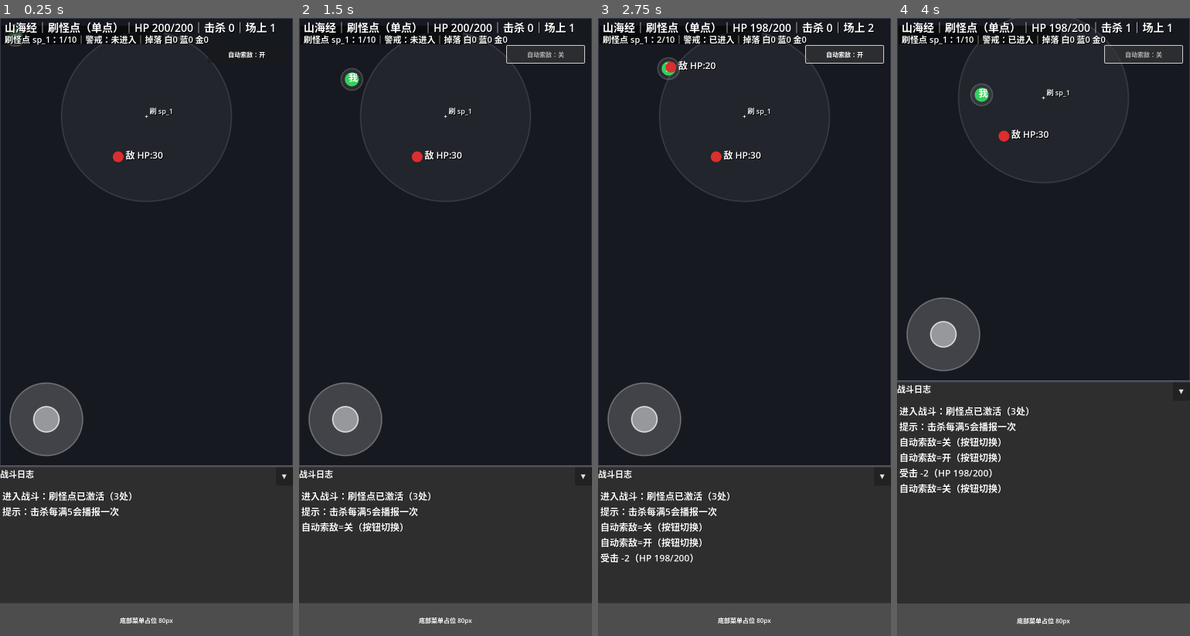
Above: before the commit, frames 1-4 (left to right).
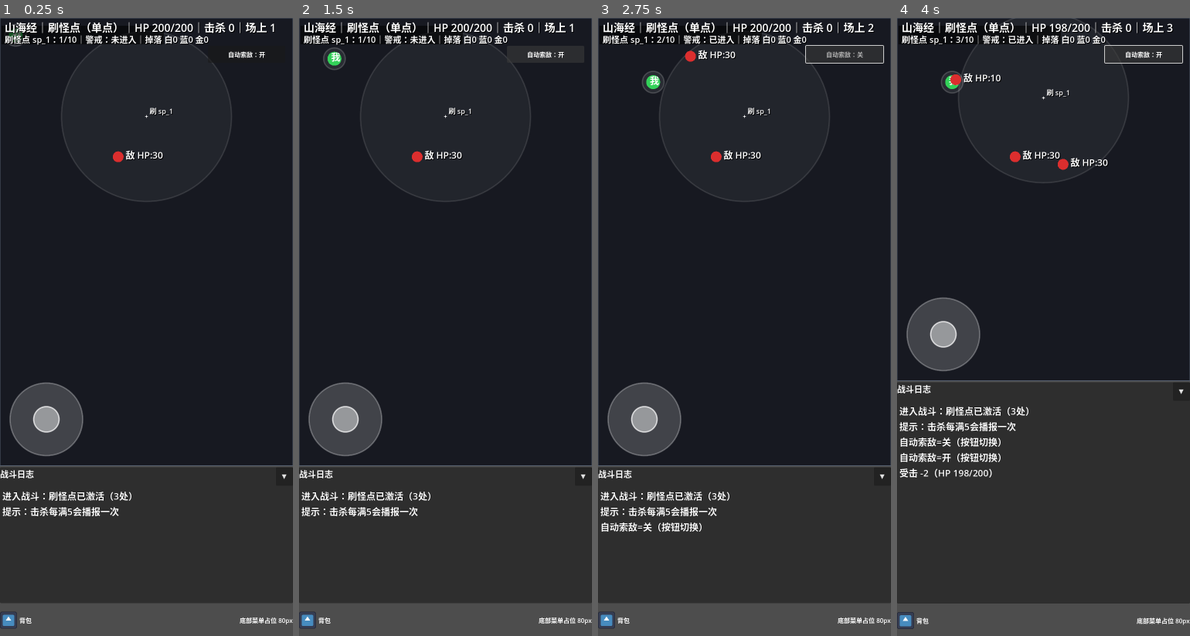
Above: after the commit, the same moments.

Repository: eat-chestnut/shanhaiidle
Game: Godot game, scene res://ui/pages/PageBattle.tscn
Two runs of this game, one before a commit and one after it. Both use one fixed random seed, a clock stepped at 60 frames per second and the inputs below. The engine's default icon, where the game draws it, is replaced by a stand-in: a white triangle on a blue panel in a dark square.
Inputs (mouse positions are in pixels of both pictures, inside the frame that each line leads up to):
- Up to frame 1 (0.25 s): no input
- Up to frame 2 (1.5 s): click (307, 617) at 0.52 s; click "自动索敌：开" at 1.25 s
- Up to frame 3 (2.75 s): click "自动索敌：关" (after the commit: "自动索敌：开") at 2 s
- Up to frame 4 (4 s): click "▼" at 2.75 s; click "自动索敌：开" (after the commit: "自动索敌：关") at 3.5 s

The runs differ from the first frame. In frame 1, 0.4% of the frame differs, in the area x 0-100%, y 96-99%; in frame 2, 1.1%; in frame 3, 1.5%; in frame 4, 1.7%, in the area x 0-100%, y 0-99%.

Commit message:
promot 1.41 战斗掉落可见 → 靠近拾取 → 打开背包看到数量

Diff:
--- /dev/null
+++ b/autoload/ConfigService.gd
@@ -0,0 +1,33 @@
+extends Node
+
+var cfg: Dictionary = {}
+
+func _ready() -> void:
+	load_cfg()
+
+func load_cfg() -> void:
+	cfg.clear()
+	var battle_cfg: Variant = _load_json_file("res://data/battle_config.json")
+	if battle_cfg is Dictionary:
+		cfg.merge(battle_cfg, true)
+
+	var items_db: Variant = _load_json_file("res://data/items.json")
+	if not (items_db is Dictionary):
+		items_db = {
+			"items": [],
+			"rarity_colors": {},
+		}
+	cfg["items_db"] = items_db
+
+func get_cfg() -> Dictionary:
+	return cfg
+
+func _load_json_file(path: String) -> Variant:
+	if not FileAccess.file_exists(path):
+		return {}
+	var text := FileAccess.get_file_as_string(path)
+	var parsed: Variant = JSON.parse_string(text)
+	if parsed == null:
+		push_warning("ConfigService: failed to parse %s" % path)
+		return {}
+	return parsed
--- a/autoload/EventBus.gd
+++ b/autoload/EventBus.gd
@@ -1,6 +1,10 @@
 extends Node
 
 signal log_added(text: String)
+signal inventory_updated()
 
 func add_log(text: String) -> void:
 	emit_signal("log_added", text)
+
+func notify_inventory_updated() -> void:
+	emit_signal("inventory_updated")
--- /dev/null
+++ b/autoload/InventoryModel.gd
@@ -0,0 +1,70 @@
+extends Node
+
+var items: Dictionary = {}
+
+func add_item(item_id: String, count: int = 1) -> void:
+	if item_id.is_empty() or count <= 0:
+		return
+	items[item_id] = int(items.get(item_id, 0)) + count
+	EventBus.notify_inventory_updated()
+
+func get_count(item_id: String) -> int:
+	return int(items.get(item_id, 0))
+
+func list_items_sorted() -> Array[Dictionary]:
+	var result: Array[Dictionary] = []
+	var defs := _build_item_defs()
+
+	for item_id_any in items.keys():
+		var item_id := str(item_id_any)
+		var count := int(items.get(item_id, 0))
+		if count <= 0:
+			continue
+
+		var item_def: Dictionary = defs.get(item_id, {})
+		result.append({
+			"id": item_id,
+			"name": str(item_def.get("name", item_id)),
+			"rarity": str(item_def.get("rarity", "white")),
+			"count": count,
+		})
+
+	result.sort_custom(_sort_item_rows)
+	return result
+
+func _build_item_defs() -> Dictionary:
+	var defs: Dictionary = {}
+	var cfg: Dictionary = ConfigService.get_cfg()
+	var items_db_any = cfg.get("items_db", {})
+	if not (items_db_any is Dictionary):
+		return defs
+
+	var items_any = items_db_any.get("items", [])
+	if not (items_any is Array):
+		return defs
+
+	for item_any in items_any:
+		if not (item_any is Dictionary):
+			continue
+		var item_def: Dictionary = item_any
+		var item_id := str(item_def.get("id", ""))
+		if item_id.is_empty():
+			continue
+		defs[item_id] = item_def
+	return defs
+
+func _sort_item_rows(a: Dictionary, b: Dictionary) -> bool:
+	var rank_a := _rarity_rank(str(a.get("rarity", "white")))
+	var rank_b := _rarity_rank(str(b.get("rarity", "white")))
+	if rank_a != rank_b:
+		return rank_a > rank_b
+	return str(a.get("name", "")) < str(b.get("name", ""))
+
+func _rarity_rank(rarity: String) -> int:
+	match rarity:
+		"gold":
+			return 3
+		"blue":
+			return 2
+		_:
+			return 1
--- /dev/null
+++ b/data/items.json
@@ -0,0 +1,13 @@
+{
+  "items": [
+    { "id": "桂枝", "name": "桂枝", "rarity": "white" },
+    { "id": "玉屑", "name": "玉屑", "rarity": "white" },
+    { "id": "白玉碎", "name": "白玉碎", "rarity": "blue" },
+    { "id": "妖核", "name": "妖核", "rarity": "gold" }
+  ],
+  "rarity_colors": {
+    "white": { "r": 1.0, "g": 1.0, "b": 1.0, "a": 1.0 },
+    "blue":  { "r": 0.35, "g": 0.65, "b": 1.0, "a": 1.0 },
+    "gold":  { "r": 1.0, "g": 0.82, "b": 0.35, "a": 1.0 }
+  }
+}
--- a/project.godot
+++ b/project.godot
@@ -18,7 +18,9 @@
 [autoload]
 
 EventBus="*res://autoload/EventBus.gd"
+ConfigService="*res://autoload/ConfigService.gd"
 GameSettings="*res://autoload/GameSettings.gd"
+InventoryModel="*res://autoload/InventoryModel.gd"
 
 [display]
 
--- /dev/null
+++ b/ui/components/InventoryOverlay.gd
@@ -0,0 +1,110 @@
+extends Control
+
+signal opened()
+signal closed()
+
+const SLOT_COUNT := 40
+const ITEM_SLOT_SCENE := preload("res://ui/components/ItemSlot.tscn")
+
+@onready var _dim_bg: ColorRect = $DimBG
+@onready var _btn_close: BaseButton = $Panel/VBox/TopBar/BtnClose
+@onready var _grid: GridContainer = $Panel/VBox/Grid
+
+var _slots: Array[Control] = []
+
+func _ready() -> void:
+	visible = false
+	_ensure_slots()
+	if not _btn_close.pressed.is_connected(close):
+		_btn_close.pressed.connect(close)
+	if not _dim_bg.gui_input.is_connected(_on_dim_bg_gui_input):
+		_dim_bg.gui_input.connect(_on_dim_bg_gui_input)
+	if not EventBus.inventory_updated.is_connected(_on_inventory_updated):
+		EventBus.inventory_updated.connect(_on_inventory_updated)
+
+func open() -> void:
+	if visible:
+		refresh()
+		return
+	visible = true
+	opened.emit()
+	refresh()
+
+func close() -> void:
+	if not visible:
+		return
+	visible = false
+	closed.emit()
+
+func refresh() -> void:
+	if _slots.is_empty():
+		_ensure_slots()
+	var rows: Array[Dictionary] = InventoryModel.list_items_sorted()
+	var rarity_colors := _get_rarity_colors()
+
+	for i in _slots.size():
+		var slot := _slots[i]
+		if i < rows.size():
+			var row: Dictionary = rows[i]
+			var item_id := str(row.get("id", ""))
+			var item_name := str(row.get("name", item_id))
+			var rarity := str(row.get("rarity", "white"))
+			var count := int(row.get("count", 1))
+			slot.call("set_item", item_id, item_name, rarity, count, _resolve_rarity_color(rarity, rarity_colors))
+		else:
+			slot.call("clear")
+
+func _ensure_slots() -> void:
+	if not _slots.is_empty():
+		return
+	for _i in range(SLOT_COUNT):
+		var slot_any = ITEM_SLOT_SCENE.instantiate()
+		if slot_any is Control:
+			var slot: Control = slot_any
+			_grid.add_child(slot)
+			_slots.append(slot)
+
+func _get_rarity_colors() -> Dictionary:
+	var cfg: Dictionary = ConfigService.get_cfg()
+	var items_db_any = cfg.get("items_db", {})
+	if items_db_any is Dictionary:
+		var items_db: Dictionary = items_db_any
+		var colors_any = items_db.get("rarity_colors", {})
+		if colors_any is Dictionary:
+			return colors_any
+	return {}
+
+func _resolve_rarity_color(rarity: String, colors_cfg: Dictionary) -> Color:
+	var color_any = colors_cfg.get(rarity, {})
+	if color_any is Dictionary:
+		var c: Dictionary = color_any
+		return Color(
+			float(c.get("r", 1.0)),
+			float(c.get("g", 1.0)),
+			float(c.get("b", 1.0)),
+			float(c.get("a", 1.0))
+		)
+	match rarity:
+		"blue":
+			return Color(0.35, 0.65, 1.0, 1.0)
+		"gold":
+			return Color(1.0, 0.82, 0.35, 1.0)
+		_:
+			return Color(1.0, 1.0, 1.0, 1.0)
+
+func _on_dim_bg_gui_input(event: InputEvent) -> void:
+	if event is InputEventMouseButton:
+		var mb: InputEventMouseButton = event
+		if mb.button_index == MOUSE_BUTTON_LEFT and mb.pressed:
+			close()
+			accept_event()
+			return
+	if event is InputEventScreenTouch:
+		var touch: InputEventScreenTouch = event
+		if touch.pressed:
+			close()
+			accept_event()
+
+func _on_inventory_updated() -> void:
+	if visible:
+		refresh()
--- /dev/null
+++ b/ui/components/InventoryOverlay.tscn
@@ -0,0 +1,66 @@
+[gd_scene load_steps=3 format=3]
+
+[ext_resource type="Script" path="res://ui/components/InventoryOverlay.gd" id="1_7m6ep"]
+[ext_resource type="Texture2D" path="res://icon.svg" id="2_5gq8d"]
+
+[node name="InventoryOverlay" type="Control"]
+visible = false
+layout_mode = 1
+anchors_preset = 15
+anchor_right = 1.0
+anchor_bottom = 1.0
+grow_horizontal = 2
+grow_vertical = 2
+mouse_filter = 2
+script = ExtResource("1_7m6ep")
+
+[node name="DimBG" type="ColorRect" parent="."]
+layout_mode = 1
+anchors_preset = 15
+anchor_right = 1.0
+anchor_bottom = 1.0
+grow_horizontal = 2
+grow_vertical = 2
+color = Color(0, 0, 0, 0.55)
+mouse_filter = 1
+
+[node name="Panel" type="PanelContainer" parent="."]
+layout_mode = 1
+anchor_left = 0.08
+anchor_top = 0.08
+anchor_right = 0.92
+anchor_bottom = 0.86
+grow_horizontal = 2
+grow_vertical = 2
+mouse_filter = 1
+
+[node name="VBox" type="VBoxContainer" parent="Panel"]
+layout_mode = 2
+size_flags_horizontal = 3
+size_flags_vertical = 3
+theme_override_constants/separation = 10
+
+[node name="TopBar" type="HBoxContainer" parent="Panel/VBox"]
+layout_mode = 2
+size_flags_horizontal = 3
+custom_minimum_size = Vector2(0, 52)
+
+[node name="Title" type="Label" parent="Panel/VBox/TopBar"]
+layout_mode = 2
+size_flags_horizontal = 3
+text = "背包"
+theme_override_font_sizes/font_size = 28
+vertical_alignment = 1
+
+[node name="BtnClose" type="TextureButton" parent="Panel/VBox/TopBar"]
+custom_minimum_size = Vector2(40, 40)
+layout_mode = 2
+texture_normal = ExtResource("2_5gq8d")
+stretch_mode = 5
+ignore_texture_size = true
+
+[node name="Grid" type="GridContainer" parent="Panel/VBox"]
+layout_mode = 2
+size_flags_horizontal = 3
+size_flags_vertical = 3
+columns = 5
--- /dev/null
+++ b/ui/components/ItemSlot.gd
@@ -0,0 +1,28 @@
+extends Control
+
+@onready var _name_label: Label = $Content/Name
+@onready var _count_label: Label = $Content/Count
+@onready var _border_overlay: Panel = $BorderOverlay
+
+func _ready() -> void:
+	clear()
+
+func set_item(item_id: String, name: String, rarity: String, count: int, color: Color) -> void:
+	_name_label.text = name if not name.is_empty() else item_id
+	_count_label.text = "x%d" % count if count > 1 else ""
+	var border_color := color
+	border_color.a = 0.8
+	_apply_border_style(border_color)
+
+func clear() -> void:
+	_name_label.text = "—"
+	_count_label.text = ""
+	_apply_border_style(Color(1.0, 1.0, 1.0, 0.18))
+
+func _apply_border_style(border_color: Color) -> void:
+	var style := StyleBoxFlat.new()
+	style.bg_color = Color(0.0, 0.0, 0.0, 0.18)
+	style.border_color = border_color
+	style.set_border_width_all(2)
+	style.set_corner_radius_all(6)
+	_border_overlay.add_theme_stylebox_override("panel", style)
--- /dev/null
+++ b/ui/components/ItemSlot.tscn
@@ -0,0 +1,51 @@
+[gd_scene load_steps=3 format=3]
+
+[ext_resource type="Script" path="res://ui/components/ItemSlot.gd" id="1_x5x1r"]
+[ext_resource type="Texture2D" path="res://icon.svg" id="2_hor5d"]
+
+[node name="ItemSlot" type="Control"]
+custom_minimum_size = Vector2(92, 92)
+script = ExtResource("1_x5x1r")
+
+[node name="BorderOverlay" type="Panel" parent="."]
+layout_mode = 1
+anchors_preset = 15
+anchor_right = 1.0
+anchor_bottom = 1.0
+grow_horizontal = 2
+grow_vertical = 2
+
+[node name="Content" type="VBoxContainer" parent="."]
+layout_mode = 1
+anchors_preset = 15
+anchor_right = 1.0
+anchor_bottom = 1.0
+offset_left = 6.0
+offset_top = 6.0
+offset_right = -6.0
+offset_bottom = -6.0
+grow_horizontal = 2
+grow_vertical = 2
+alignment = 1
+theme_override_constants/separation = 2
+
+[node name="Icon" type="TextureRect" parent="Content"]
+custom_minimum_size = Vector2(40, 40)
+layout_mode = 2
+size_flags_horizontal = 4
+texture = ExtResource("2_hor5d")
+expand_mode = 1
+stretch_mode = 5
+
+[node name="Name" type="Label" parent="Content"]
+layout_mode = 2
+size_flags_horizontal = 3
+horizontal_alignment = 1
+theme_override_font_sizes/font_size = 16
+text = "—"
+
+[node name="Count" type="Label" parent="Content"]
+layout_mode = 2
+size_flags_horizontal = 3
+horizontal_alignment = 1
+theme_override_font_sizes/font_size = 14
--- a/ui/pages/BattleCanvas.gd
+++ b/ui/pages/BattleCanvas.gd
@@ -10,6 +10,10 @@
 const ENEMY_ATTACK_INTERVAL := 0.8
 const HIT_LOG_INTERVAL := 1.0
 const FLOAT_TEXT_TTL := 1.2
+const LOOT_TTL := 20.0
+const LOOT_PICKUP_RADIUS := 28.0
+const LOOT_LABEL_SIZE := 18
+const MAX_LOOT_LABELS := 6
 
 var player := {
 	"pos": Vector2.ZERO,
@@ -38,6 +42,7 @@
 
 var battle_time := 0.0
 var enemies: Array[Dictionary] = []
+var ground_loots: Array[Dictionary] = []
 var floating_texts: Array[Dictionary] = []
 var kills := 0
 var drop_white_count := 0
@@ -68,6 +73,7 @@
 	_process_player_move(delta)
 	_move_enemies(delta)
 	_enemy_attack_player(delta)
+	_update_ground_loots(delta)
 	_update_floating_texts(delta)
 
 	_attack_timer += delta
@@ -463,6 +469,7 @@
 	drop_blue_count = 0
 	drop_gold_count = 0
 	enemies.clear()
+	ground_loots.clear()
 	floating_texts.clear()
 	_attack_timer = 0.0
 	_hit_log_cd = 0.0
@@ -568,12 +575,41 @@
 			tag = "[白]"
 			drop_white_count += 1
 	EventBus.add_log("%s 掉落：%s" % [tag, item_name])
+	ground_loots.append({
+		"pos": death_pos,
+		"item_id": item_name,
+		"rarity": rarity,
+		"ttl": LOOT_TTL,
+	})
 	floating_texts.append({
 		"text": "%s %s" % [tag, item_name],
 		"pos": death_pos,
 		"ttl": FLOAT_TEXT_TTL,
 		"color": _drop_color_for_rarity(rarity),
 	})
+
+func _update_ground_loots(delta: float) -> void:
+	if ground_loots.is_empty():
+		return
+
+	var player_pos: Vector2 = player["pos"]
+	for i in range(ground_loots.size() - 1, -1, -1):
+		var loot: Dictionary = ground_loots[i]
+		var loot_pos: Vector2 = loot.get("pos", Vector2.ZERO)
+		if player_pos.distance_to(loot_pos) <= LOOT_PICKUP_RADIUS:
+			var item_id := str(loot.get("item_id", ""))
+			if not item_id.is_empty():
+				InventoryModel.add_item(item_id, 1)
+				EventBus.add_log("拾取：%s" % item_id)
+			ground_loots.remove_at(i)
+			continue
+
+		var ttl: float = float(loot.get("ttl", LOOT_TTL)) - delta
+		if ttl <= 0.0:
+			ground_loots.remove_at(i)
+			continue
+		loot["ttl"] = ttl
+		ground_loots[i] = loot
 
 func _update_floating_texts(delta: float) -> void:
 	if floating_texts.is_empty():
@@ -653,6 +689,7 @@
 	draw_arc(player_pos, attack_visual_radius, 0.0, TAU, 72, Color(1.0, 1.0, 1.0, 0.18), 2.0, true)
 	draw_circle(player_pos, player_radius, Color(0.20, 0.82, 0.35))
 	_draw_label(player_pos + Vector2(-8, 5), "我", Color.WHITE, PLAYER_LABEL_SIZE)
+	_draw_ground_loots()
 
 	for enemy in enemies:
 		var enemy_dict: Dictionary = enemy
@@ -712,6 +749,48 @@
 		HUD_SUB_LABEL_SIZE,
 		true
 	)
+
+func _draw_ground_loots() -> void:
+	if ground_loots.is_empty():
+		return
+
+	var player_pos: Vector2 = player["pos"]
+	var labeled_indices: Dictionary = {}
+	for i in ground_loots.size():
+		var loot: Dictionary = ground_loots[i]
+		var pos: Vector2 = loot.get("pos", Vector2.ZERO)
+		var rarity := str(loot.get("rarity", "white"))
+		draw_circle(pos, 6.0, _drop_color_for_rarity(rarity))
+
+	var labels_to_draw := mini(MAX_LOOT_LABELS, ground_loots.size())
+	for _n in range(labels_to_draw):
+		var nearest_index := -1
+		var best_dist := INF
+		for i in ground_loots.size():
+			if labeled_indices.has(i):
+				continue
+			var loot_i: Dictionary = ground_loots[i]
+			var loot_pos_i: Vector2 = loot_i.get("pos", Vector2.ZERO)
+			var dist_sq := player_pos.distance_squared_to(loot_pos_i)
+			if dist_sq < best_dist:
+				best_dist = dist_sq
+				nearest_index = i
+
+		if nearest_index < 0:
+			break
+		labeled_indices[nearest_index] = true
+
+		var loot_n: Dictionary = ground_loots[nearest_index]
+		var loot_pos_n: Vector2 = loot_n.get("pos", Vector2.ZERO)
+		var item_id := str(loot_n.get("item_id", ""))
+		var rarity_n := str(loot_n.get("rarity", "white"))
+		_draw_label(
+			loot_pos_n + Vector2(10.0, -4.0),
+			item_id,
+			_drop_color_for_rarity(rarity_n),
+			LOOT_LABEL_SIZE,
+			true
+		)
 
 func _draw_spawn_points() -> void:
 	for i in spawn_order.size():
--- a/ui/pages/PageBattle.gd
+++ b/ui/pages/PageBattle.gd
@@ -8,6 +8,9 @@
 @onready var _log_panel: Control = $RootVBox/LogWrap/LogBox/LogPanel
 @onready var _btn_log_toggle: Button = $RootVBox/LogWrap/LogBox/LogHeader/BtnLogToggle
 @onready var _btn_auto_seek: Button = $RootVBox/BattleWrap/BattleLayer/BtnAutoSeek
+@onready var _btn_bag: BaseButton = $RootVBox/BottomMenu/BagGroup/BtnBag
+@onready var _battle_canvas: Node = $RootVBox/BattleWrap/BattleLayer/BattleCanvas
+@onready var _inventory_overlay: Node = $InventoryOverlay
 
 var _log_view_state := LOG_VIEW_HALF
 
@@ -24,6 +27,17 @@
 	if not GameSettings.auto_seek_changed.is_connected(_on_auto_seek_changed):
 		GameSettings.auto_seek_changed.connect(_on_auto_seek_changed)
 	_refresh_auto_seek_button(GameSettings.auto_seek_enabled)
+
+	if not _btn_bag.pressed.is_connected(_on_bag_pressed):
+		_btn_bag.pressed.connect(_on_bag_pressed)
+	if _inventory_overlay != null:
+		var opened_cb := Callable(self, "_on_inventory_opened")
+		var closed_cb := Callable(self, "_on_inventory_closed")
+		if _inventory_overlay.has_signal("opened") and not _inventory_overlay.is_connected("opened", opened_cb):
+			_inventory_overlay.connect("opened", opened_cb)
+		if _inventory_overlay.has_signal("closed") and not _inventory_overlay.is_connected("closed", closed_cb):
+			_inventory_overlay.connect("closed", closed_cb)
+	_set_battle_paused(false)
 
 	EventBus.add_log("进入战斗：刷怪点已激活（3处）")
 	EventBus.add_log("提示：击杀每满5会播报一次")
@@ -72,3 +86,19 @@
 		_:
 			_log_view_state = LOG_VIEW_HALF
 			_apply_log_view_state()
+
+func _on_bag_pressed() -> void:
+	if _inventory_overlay != null and _inventory_overlay.has_method("open"):
+		_inventory_overlay.call("open")
+	_set_battle_paused(true)
+
+func _on_inventory_opened() -> void:
+	_set_battle_paused(true)
+
+func _on_inventory_closed() -> void:
+	_set_battle_paused(false)
+
+func _set_battle_paused(paused: bool) -> void:
+	if _battle_canvas == null:
+		return
+	_battle_canvas.process_mode = Node.PROCESS_MODE_DISABLED if paused else Node.PROCESS_MODE_INHERIT
--- a/ui/pages/PageBattle.tscn
+++ b/ui/pages/PageBattle.tscn
@@ -1,9 +1,11 @@
-[gd_scene load_steps=6 format=3]
+[gd_scene load_steps=8 format=3]
 
 [ext_resource type="Script" path="res://ui/pages/PageBattle.gd" id="1_jqyvh"]
 [ext_resource type="Script" path="res://ui/pages/BattleCanvas.gd" id="2_u5g0q"]
 [ext_resource type="PackedScene" path="res://ui/components/LogPanel.tscn" id="3_2of85"]
 [ext_resource type="PackedScene" path="res://ui/components/VirtualJoystick.tscn" id="4_54yuq"]
+[ext_resource type="PackedScene" path="res://ui/components/InventoryOverlay.tscn" id="5_hm17y"]
+[ext_resource type="Texture2D" path="res://icon.svg" id="6_4mx2h"]
 
 [sub_resource type="StyleBoxFlat" id="StyleBoxFlat_logpanel_pad"]
 bg_color = Color(0, 0, 0, 0)
@@ -108,10 +110,39 @@
 size_flags_horizontal = 3
 custom_minimum_size = Vector2(0, 80)
 
+[node name="BagGroup" type="HBoxContainer" parent="RootVBox/BottomMenu"]
+layout_mode = 2
+custom_minimum_size = Vector2(132, 0)
+theme_override_constants/separation = 6
+
+[node name="BtnBag" type="TextureButton" parent="RootVBox/BottomMenu/BagGroup"]
+custom_minimum_size = Vector2(44, 44)
+layout_mode = 2
+texture_normal = ExtResource("6_4mx2h")
+ignore_texture_size = true
+stretch_mode = 5
+
+[node name="BagLabel" type="Label" parent="RootVBox/BottomMenu/BagGroup"]
+layout_mode = 2
+size_flags_vertical = 3
+text = "背包"
+vertical_alignment = 1
+
+[node name="MenuSpacer" type="Control" parent="RootVBox/BottomMenu"]
+layout_mode = 2
+size_flags_horizontal = 3
+
 [node name="MenuPlaceholder" type="Label" parent="RootVBox/BottomMenu"]
 layout_mode = 2
-size_flags_horizontal = 3
+size_flags_horizontal = 1
 size_flags_vertical = 3
-horizontal_alignment = 1
+text = "底部菜单占位 80px"
 vertical_alignment = 1
-text = "底部菜单占位 80px"
+
+[node name="InventoryOverlay" parent="." instance=ExtResource("5_hm17y")]
+layout_mode = 1
+anchors_preset = 15
+anchor_right = 1.0
+anchor_bottom = 1.0
+grow_horizontal = 2
+grow_vertical = 2
Not shown, added: autoload/ConfigService.gd.uid
Not shown, added: autoload/InventoryModel.gd.uid
Not shown, added: ui/components/InventoryOverlay.gd.uid
Not shown, added: ui/components/ItemSlot.gd.uid
